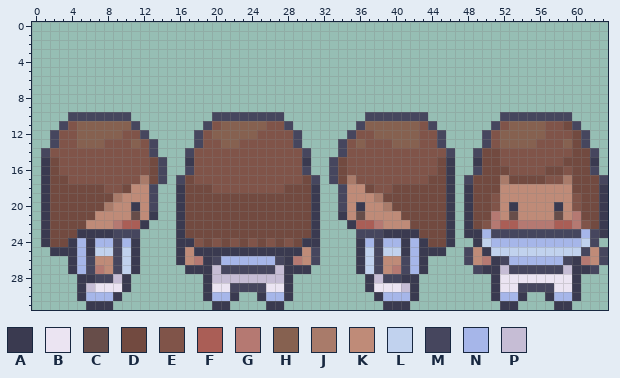
Pixel-art sprite -- assets/sprites/puzzles/rietede/character0.png. Above, as it was before the edit.
The file is 192x96 pixels, drawn in blocks of 3x3; one block is one cell here.
Palette (. is transparent): A #3a3a50  B #ebe4f2  C #674d49  D #724a40  E #805449  F #aa5e56  G #b57972  H #866150  J #a97b6a  K #bf8b78  L #c1d2ee  M #46465e  N #a6b6e9  P #c6bdd5
Now the later version:
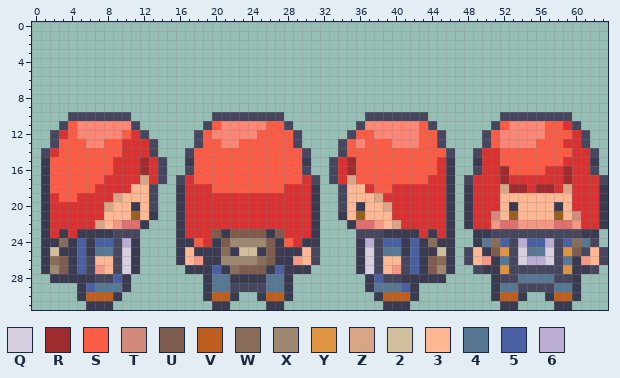
Colours new in this view: Q #d8d0e0  R #9e2b2d  S #fc5c46  T #d98574e4  U #7d5c4e  V #bd5e1f  W #8a6d58  X #9f8871  Y #de9443  Z #e0a281e4  2 #d0be9c  3 #ffb893  4 #587793  5 #4a60a3  6 #bbacd1
Change:
@@ palette @@
-C #674d49
+C #956020
-D #724a40
+D #d93232
-F #aa5e56
+F #e07070
-G #b57972
+G #f69784
-H #866150
+H #ff8575
@@ x 0..63 @@
 10 ....MMMMMMM.........MMMMMMMM.........MMMMMMM........MMMMMMMM....
-11 ...MEHHHHHHM.......MEHHHHHEEM.......MHHHHHHEM......MEHHHHEEDM...
-12 ..MEEHHHHHEEM.....MEHHHHHEEEEM.....MEEHHHHHEEM....MEHHHHHEEEDM..
-13 ..MEEHHHEEEHEM....MEEHHEEEEEEM....MEHEEEHHHEEM....MEHHHHEEEHDM..
-14 .MEEEEEEEEEEEM...MEEEEEEEEEEEEM...MEEEEEEEEEEEM..MDDEEEEEEEEDDM.
-15 .ADEEEEEEEEEEDM..AEEEEEEEEEEEEA..MDEEEEEEEEEEDA..ADDEEEEEEEDDDA.
-16 .ADEEEEEEEEEEDM..MEEEEEEEEEEEEM..MDEEEEEEEEEEDA..MDDDEEEEDDEDDM.
-17 .ADDEEEEEEEEJDM.MDEEEEEEEEEEEEDM.MDJEEEEEEEEDDA.MDDDJDDDDEEJDDDM
-18 .ADDDDDDEEDKKM..ADDDEEEEEEEEDDDA..MKKDEEDDDDDDA.ADDDKKKKKKKKDDDA
-19 .ADDDDDDDJKKKM..ADDDDDDDDDDDDDDA..MKKKJDDDDDDDA.ADDEKKKKKKKKEDDA
-20 .ADDDDDDJKKAKM..ADDDDDDDDDDDDDDA..MKAKKJDDDDDDA.ADDEKAKKKKAKEDDA
-21 .ADDDDDKKKKCKA..ADDDDDDDDDDDDDDA..AKCKKKKDDDDDA.ADDGKCKKKKCKGDDA
-22 .ADDDDKKKGFFA...ADDDDDDDDDDDDDDA...AFFGKKKDDDDA.ADEGFFGGGGFFGEDA
-23 .ADDDAAAAMMM....ADDDDDDDDDDDDDDA....MMMAAAADDDA.AANMMMMMMMMMMNMA
-24 .ADDANANNMNA....AAEDEDEDEDEDEDAA....ANMNNANADDA..ALNNNNNNNNNNLM.
-25 ..AAANALLMLA....AKAAAAAAAAAAAAKM....ALMLLANAAA..MKALLLLLLLLLLMKM
-26 ....ANMKKMLA....AKGAMNNNNNNMAGKM....ALMKKMNA....MKGAMNNNNNNMAGKM
-27 ....ANMGKMLA.....AAAPMMMMMMPAAA.....ALMKGMNA.....MAAPMMMMMMPAAM.
-28 .....AAMMPA........APPPPPPPPA........APMMAA........ABBBBBBBBA...
-29 .....APBBBA........ABBMMMMBBA........ABBBPA........ABBMMMMBBA...
-30 .....ANNNA.........ANNA..ANNA.........ANNNA........ANNA..ANNA...
+11 ...MSHHHHHHM.......MSHHHHHSSM.......MHHHHHHSM......MSHHHHSSDM...
+12 ..MDSHHHHHSDM.....MSHHHHHSSSSM.....MSSHHHHHSSM....MSHHHHHSSSDM..
+13 ..MSSSHHSSDDDM....MSSHHSSSSSSM....MSHSSSHHHSSM....MSHHHHSSSDDM..
+14 .MDSSSSSSSDDDM...MSSSSSSSSSSSSM...MSSSSSSSSSSSM..MDDSSSSSSSSDDM.
+15 .ASSSSSSSDDDRDM..ASSSSSSSSSSSSA..MDRSSSSSSSSSDA..ADDSSSSSSSDDDA.
+16 .ASSSSSSSDDDRDM..MSSSSSSSSSSSSM..MDRSSSSSSSSSDA..MDDRSSSSDDRDDM.
+17 .ASSSSSSDDDDZDM.MDSSSSSSSSSSSSDM.MDZSSSSSSSSDDA.MDDDRDDDDDDRDDDM
+18 .ASSSSSDDDD33M..ADDDSSSSSSSSDDDA..M33DSSDDDDDDA.ADDDZRRDRRDZDDDA
+19 .ADSSDDDDZ333M..ADDDDDDDDDDDDDDA..M333ZDDDDDDDA.ADDD33333333DDDA
+20 .ADDDDDDZ33A3M..ADDDDDDDDDDDDDDA..M3A33ZDDDDDDA.ADDD3A3333A3DDDA
+21 .ADDDDDD333C3A..ADDDDDDDDDDDDDDA..A3C333DDDDDDA.ADDT3C3333C3TDDA
+22 .ADDDDDZ3GFFA...ADDDDDDDDDDDDDDA...AFFG3ZDDDDDA.ADDGFFGGGGFFGDDA
+23 .ADADAAAAMMM....ADDDUAUUUUAUDDDA....MMMAAAADADA..AAMMMMMMMMMMAA.
+24 .AAWA5A55M6A....AASDAUXXXXUASDAA....A6M55A5AWAA..A4W5M6556M5W4M.
+25 .A2AA5A44MQA....A3AAAWA22AUAAA3M....AQM44A5AA2A.M3AUYMQ44QMYUM3M
+26 .AWUA5M33MQA....A3GAAXXXXWUAAG3M....AQM33M5AUWA.M3GA4MQ66QM4AG3M
+27 .AXUA5MG3MQA.....AAA5AWUUUA5AAA.....AQM3GM5AUXA..MAAYMMMMMMYAAM.
+28 ..AAAAAMM5A........A44AAAA44A........A5MMAAAAA.....AMM4444MMA...
+29 .....A5444A........A44MMMM44A........A4445A........A44MMMM44A...
+30 .....AVVVA.........AVVA..AVVA.........AVVVA........AVVA..AVVA...
 31 ......AAA...........AA....AA...........AAA..........AA....AA....
